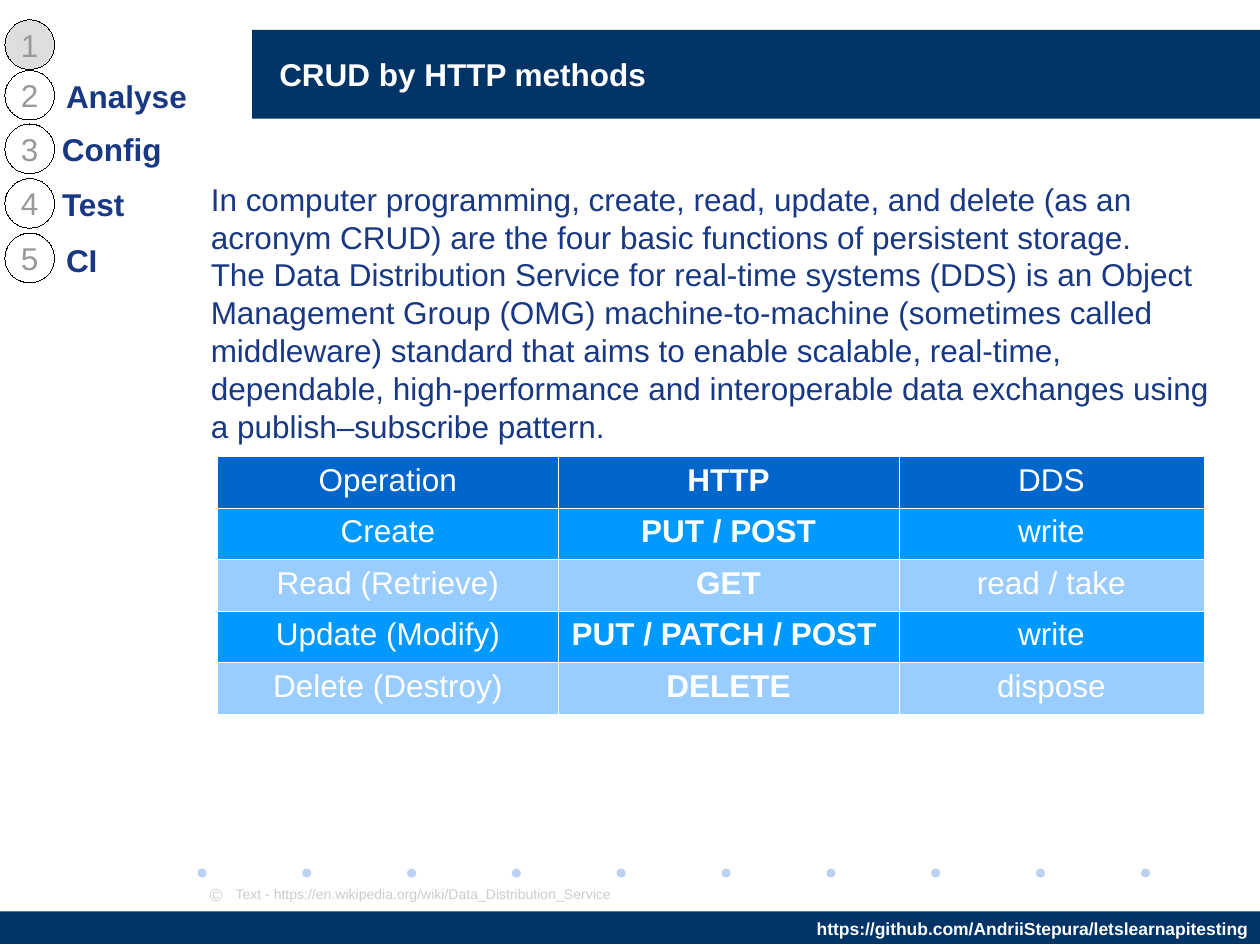
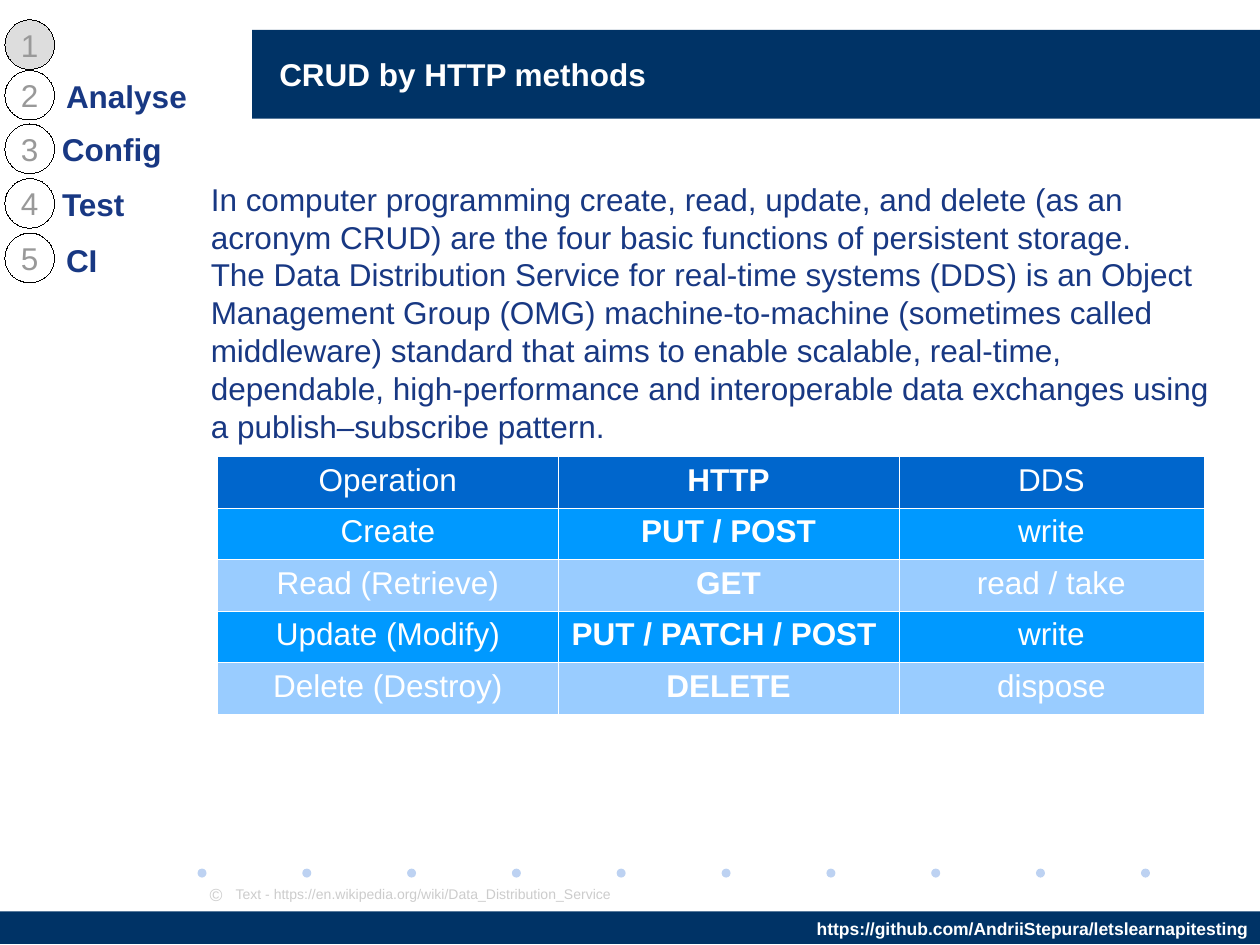
Before and after one commit to AndriiStepura/letslearnapitesting, a slide deck: slide 7 of StartTestingApiWithPostman.odp. Drawn at 1260x945 pixels with LibreOffice and Linux fonts; fonts in the diff are those of the drawing; background and template pictures are left out. Boxes give left, top, right and bottom in pixels: in the first picture for what was removed or moved away, otherwise in the second. Text is boxed around its words. In the diff, an @@ line names an element or a change of style, - is before the commit and + after.

Commit message:
James Wafer – Translation and grammar review https://www.linkedin.com/in/james-wafer-44712165/

```diff
--- a/StartTestingApiWithPostman.odp
+++ b/StartTestingApiWithPostman.odp
@@ text at <box>211,188,1131,255</box>: text changed @@
-In computer programming, create, read, update, and delete (as an acronym CRUD) are the four basic functions of persistent storage.
+In computer programming create, read, update, and delete (as an acronym CRUD) are the four basic functions of persistent storage.
```
Also in this commit, not shown: 22 other slides changed.
